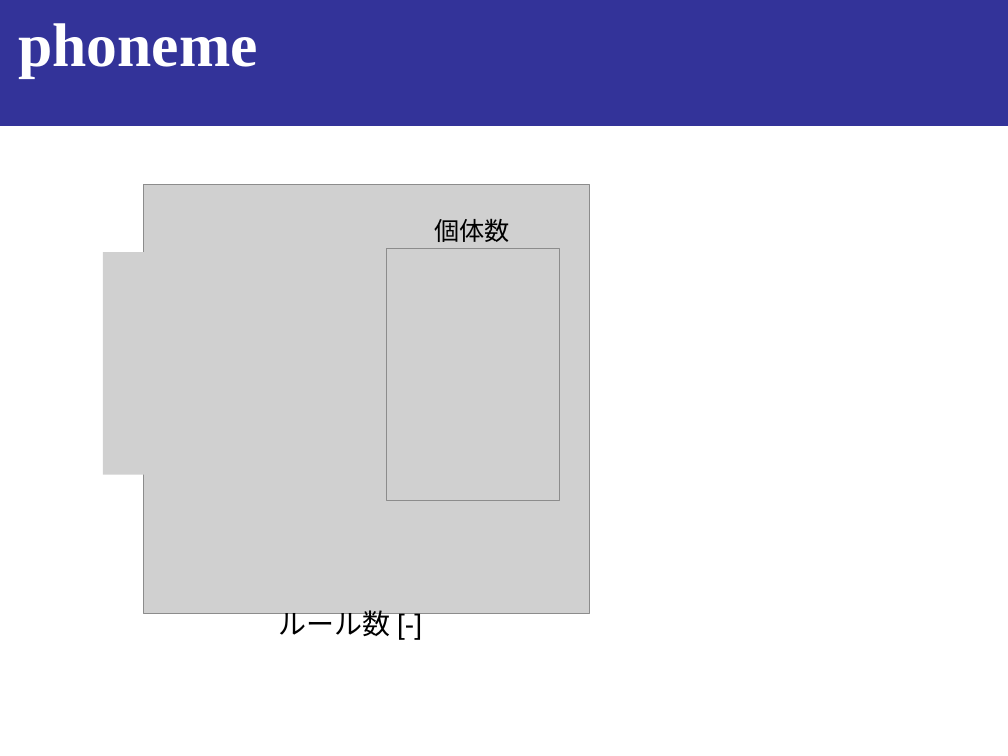
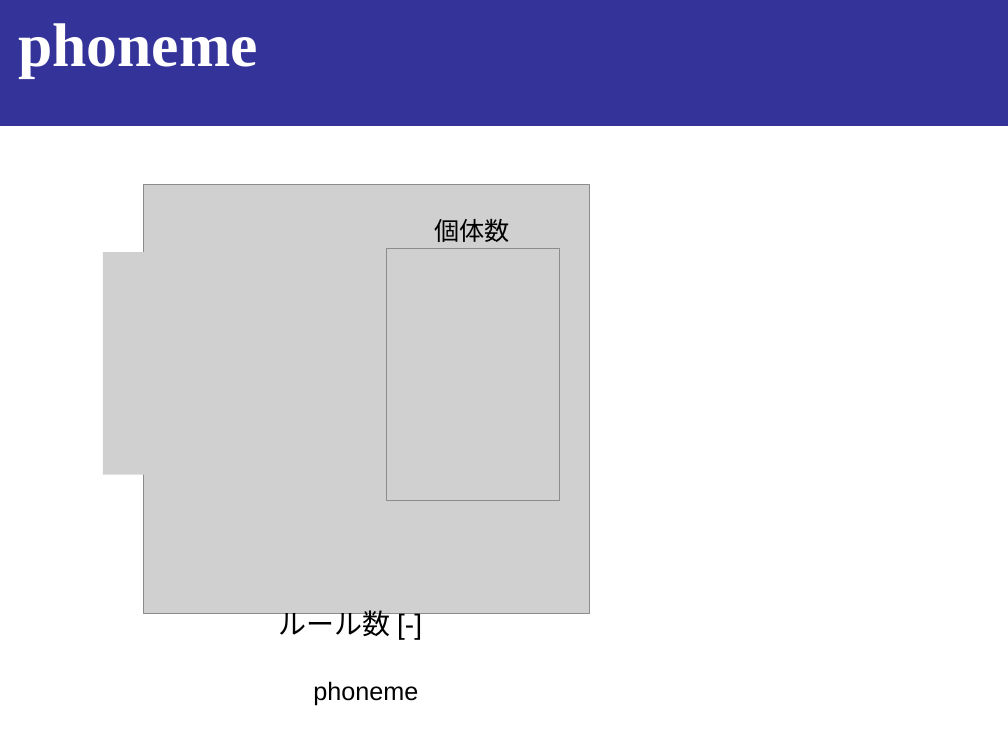
Before and after one commit to onikUone/Junior_slides, a slide deck: slide 18 of スライド_v1.pptx (slide 24 before the commit). Drawn at 1008x756 pixels with LibreOffice and Linux fonts; fonts in the diff are those of the drawing; grey boxes stand for pictures. Boxes give left, top, right and bottom in pixels: in the first picture for what was removed or moved away, otherwise in the second. Text is boxed around its words. In the diff, an @@ line names an element or a change of style, - is before the commit and + after.

```diff
--- a/スライド_v1.pptx
+++ b/スライド_v1.pptx
@@ text added at bbox=[313, 681, 418, 706], 18 pt, text #000000 @@
+phoneme
```
Also in this commit, not shown: 3 other slides changed.
